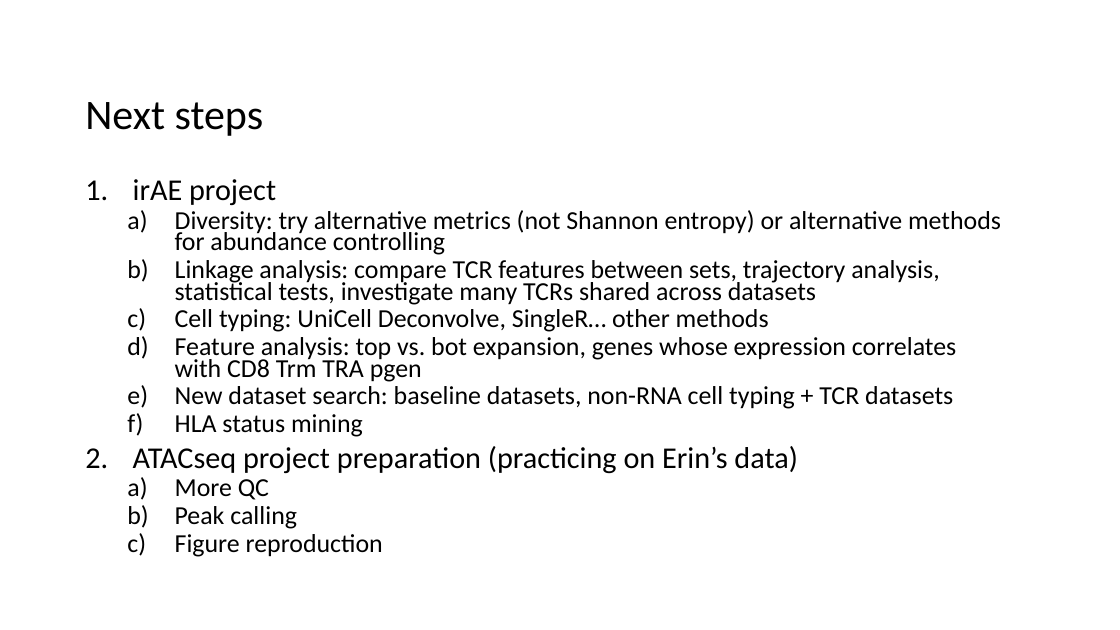
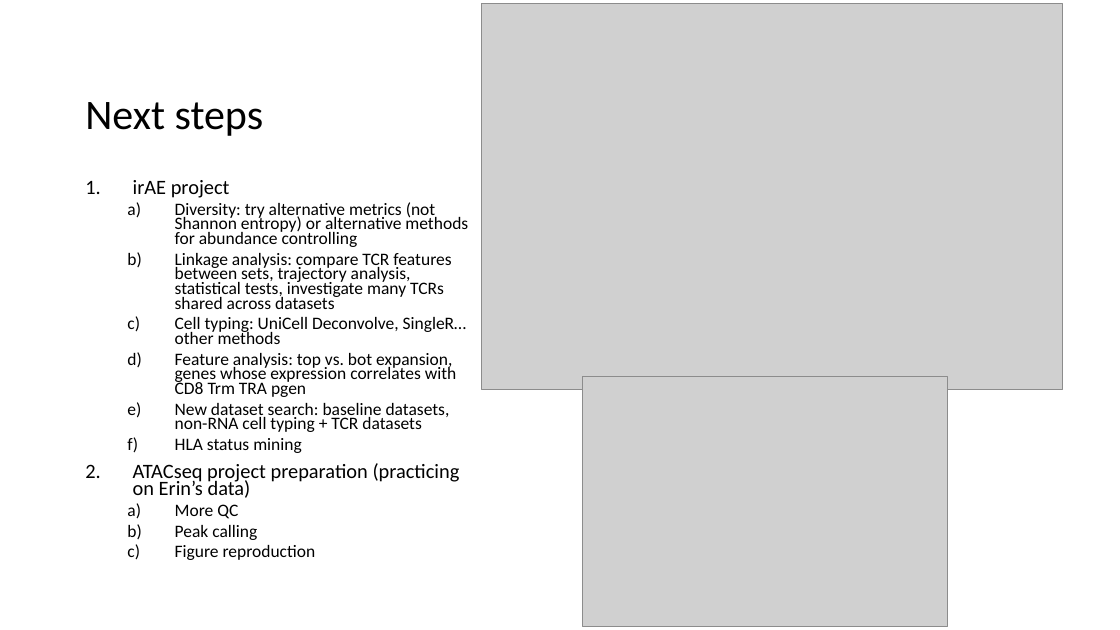
Before and after one commit to tybottorff/bottorffdocs, a slide deck: slide 8 of presentations/weekly_meetings/2_8_24.pptx. Drawn at 1120x630 pixels with LibreOffice and Linux fonts; fonts in the diff are those of the drawing; grey boxes stand for pictures. Boxes give left, top, right and bottom in pixels: in the first picture for what was removed or moved away, otherwise in the second. Text is boxed around its words. In the diff, an @@ line names an element or a change of style, - is before the commit and + after.

Commit message:
Update weekly pres

```diff
--- a/presentations/weekly_meetings/2_8_24.pptx
+++ b/presentations/weekly_meetings/2_8_24.pptx
@@ picture added at (x1=481, y1=3, x2=1062, y2=390) @@
@@ text "irAE project" at (x1=133, y1=180, x2=468, y2=560): size 25.9 to 17.5 pt in "irAE project", "ATACseq project preparation (practicing on Erin’s data)"; size 22.2 to 15 pt in "Diversity: try alternative metrics (not Shannon entropy) ...", "Linkage analysis: compare TCR features between sets, ...", "Cell typing: UniCell Deconvolve, SingleR… other methods", "Feature analysis: top vs. bot expansion, genes ..." and 5 more places @@
@@ picture added at (x1=582, y1=376, x2=947, y2=627) @@
```
